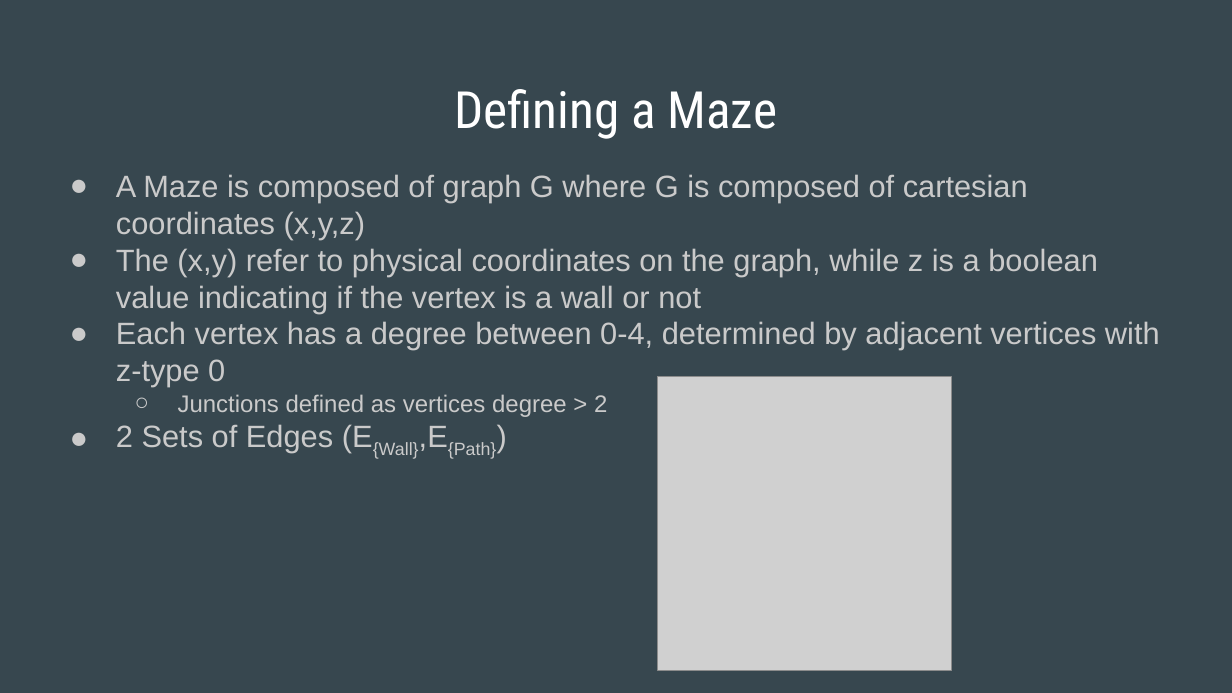
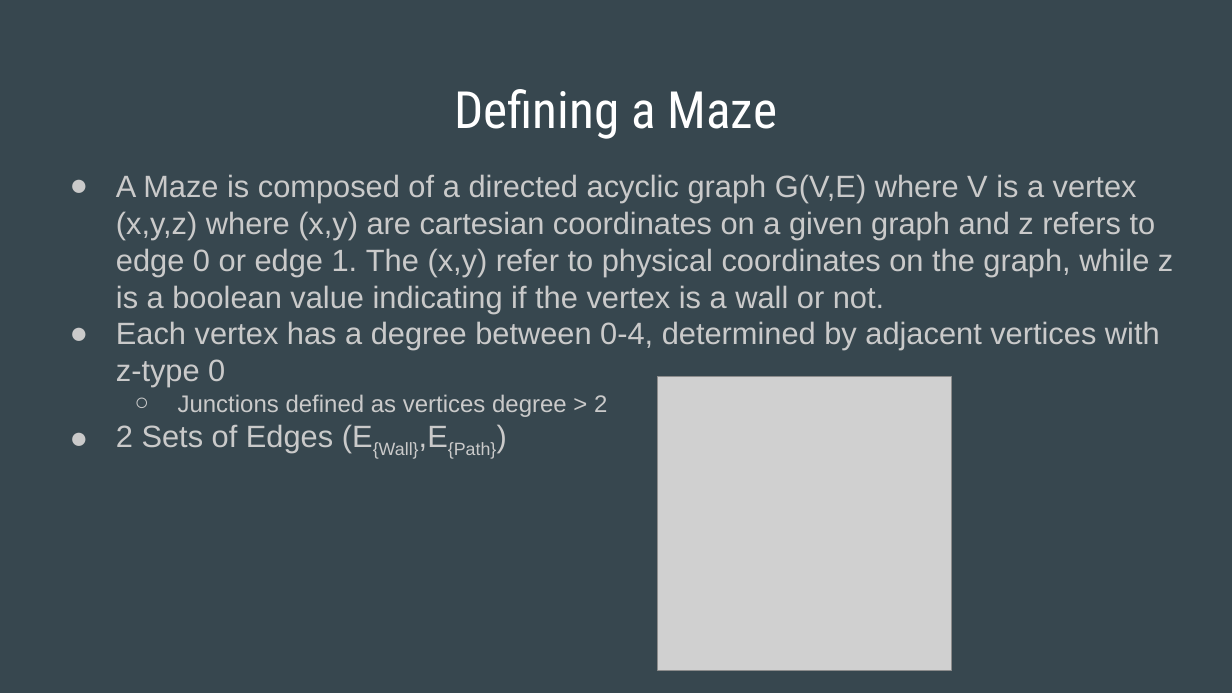
Before and after one commit to tha7556/MazeSolver, a slide deck: slide 6 of Presentation.pptx. Drawn at 1232x693 pixels with LibreOffice and Linux fonts; fonts in the diff are those of the drawing; grey boxes stand for pictures. Boxes give left, top, right and bottom in pixels: in the first picture for what was removed or moved away, otherwise in the second. Text is boxed around its words. In the diff, an @@ line names an element or a change of style, - is before the commit and + after.

```diff
--- a/Presentation.pptx
+++ b/Presentation.pptx
@@ text at <box>116,174,1173,313</box>: text changed @@
-● A Maze is composed of graph G where G is composed of cartesian coordinates (x,y,z)
-● The (x,y) refer to physical coordinates on the graph, while z is a boolean value indicating if the vertex is a wall or not
+● A Maze is composed of a directed acyclic graph G(V,E) where V is a vertex (x,y,z) where (x,y) are cartesian coordinates on a given graph and z refers to edge 0 or edge 1. The (x,y) refer to physical coordinates on the graph, while z is a boolean value indicating if the vertex is a wall or not.
```
Also in this commit, not shown: 2 other slides changed, 15 other files.
